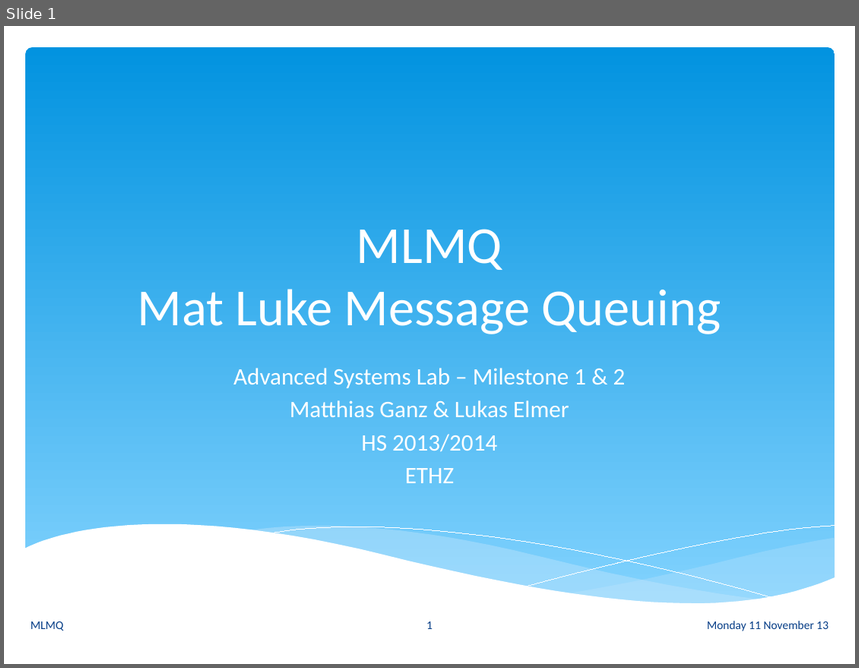
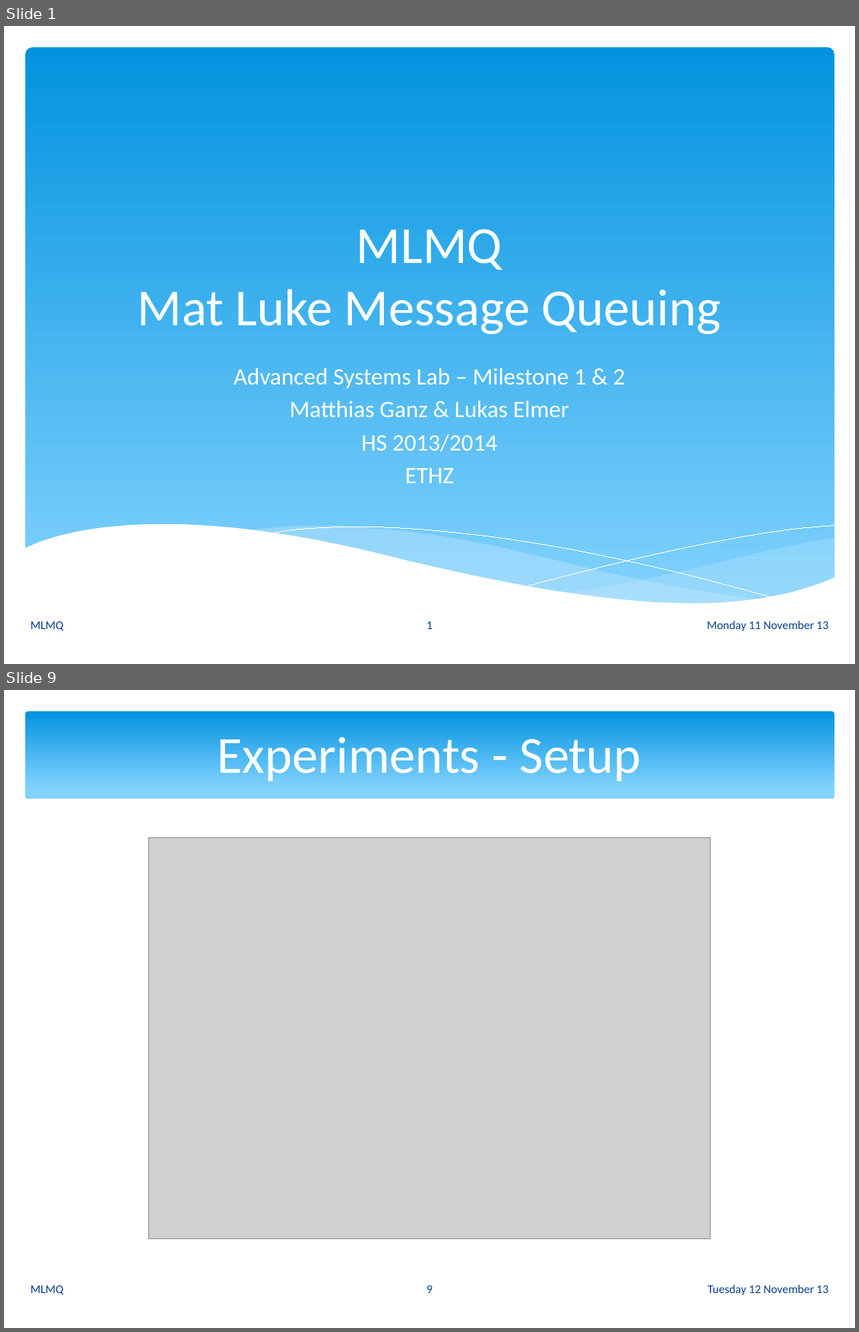
Before and after one commit to ganzm/AdvancedSystemsLab2013, a slide deck: doc/presentations/03 Milestone Presentation/mlmq.pptx. Shown one above the other, each under a label of ours: slide 1 before the commit, slides 1 and 9 after it; the slides between them are not shown. The pictures are 859x668 and 859x1332 pixels, drawn with LibreOffice and Linux fonts; fonts in the diff are those of the drawing; grey boxes stand for pictures. Boxes give left, top, right and bottom in pixels: in the first picture for what was removed or moved away, otherwise in the second. Text is boxed around its words. In the diff, an @@ line names an element or a change of style, - is before the commit and + after.

```diff
--- a/doc/presentations/03 Milestone Presentation/mlmq.pptx
+++ b/doc/presentations/03 Milestone Presentation/mlmq.pptx
@@ slide 9 added at <box>4,690,855,1328</box>, background #FFFFFF @@
@@ rounded rectangle added at <box>25,711,835,798</box>, fill gradient #0293E0 to #83D3FE @@
@@ title added at <box>218,730,642,781</box>, 44 pt, text #FFFFFF @@
+Experiments - Setup
@@ picture added at <box>148,838,711,1239</box> @@
@@ text added at <box>31,1286,63,1295</box>, 10 pt, text #073E87 @@
+MLMQ
@@ page number added at <box>427,1286,433,1293</box>, 10 pt, text #073E87 @@
+9
@@ text added at <box>708,1285,829,1296</box>, 10 pt, text #073E87 @@
+Tuesday 12 November 13
```
Also in this commit, not shown: 2 slides changed, 10 other slides added.
